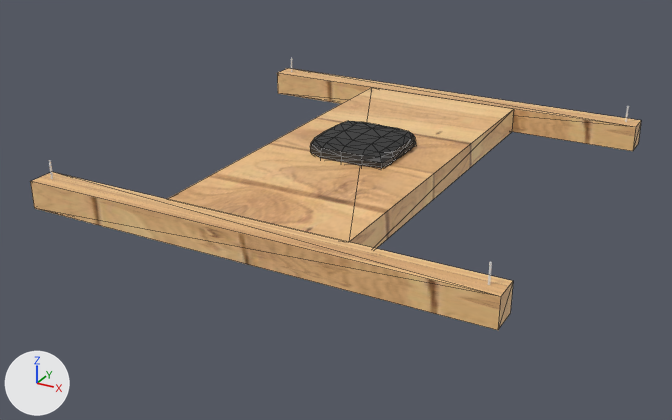
The COLLADA model CAD/Drone_new_final.dae as it was, and as the next commit left it.
Camera for both pictures: a camera (50 mm lens) standing at (0.445, -0.871, 0.368) and looking at (-0.016, -0.032, -0.051). Every picture has the same lights, and +X, +Y and +Z are marked at lower left. The first picture is the older version. Mesh edges are drawn as thin lines on the coarser meshes. Where no turn or scale is listed for an object, it has been applied to the vertices.
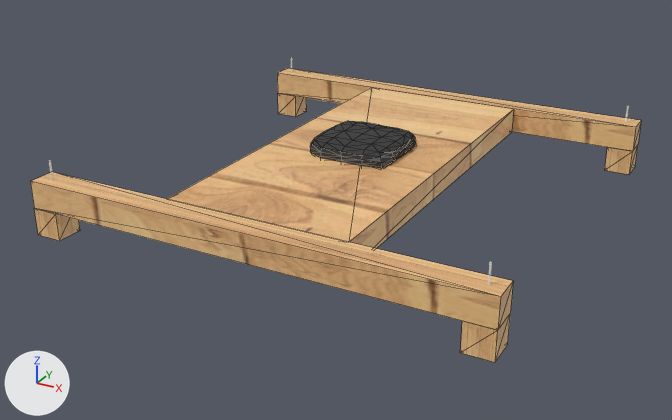
The change, as a list of edits to the scene's bpy script:
```text
Add mat_material_003:
    mat_material_003 = principled_material('Material.003')
    mat_material_003.texture = img_brown_wooden_parquet_texture_jpg_001_jpg
Add me_cube_005:
    me_cube_005.from_pydata(...)  # a box spanning x -0.015..0.015, y -0.015..0.015, z -0.015..0.015
    me_cube_005.materials.append(mat_material_003)  # picture img_brown_wooden_parquet_texture_jpg_001_jpg
Add ob_cube_004:
    ob_cube_004 = bpy.data.objects.new('Cube.004', me_cube_005)
    ob_cube_004.location = (0.235, 0.235, -0.03)
Add ob_cube_005:
    ob_cube_005 = bpy.data.objects.new('Cube.005', me_cube_005.copy())
    ob_cube_005.location = (-0.235, 0.235, -0.03)
Add ob_cube_006:
    ob_cube_006 = bpy.data.objects.new('Cube.006', me_cube_005.copy())
    ob_cube_006.location = (0.235, -0.235, -0.03)
Add ob_cube_007:
    ob_cube_007 = bpy.data.objects.new('Cube.007', me_cube_005.copy())
    ob_cube_007.location = (-0.235, -0.235, -0.03)
```

Boxes (x1, y1, x2, y2) around the edits, measured in the pictures (672 x 420 px):
'Cube.006', added (brown): after (460, 315, 510, 362)
'Cube.007', added (brown): after (34, 208, 80, 241)
'Cube.004', added (brown): after (605, 145, 638, 175)
'Cube.005', added (brown): after (278, 94, 307, 117)
